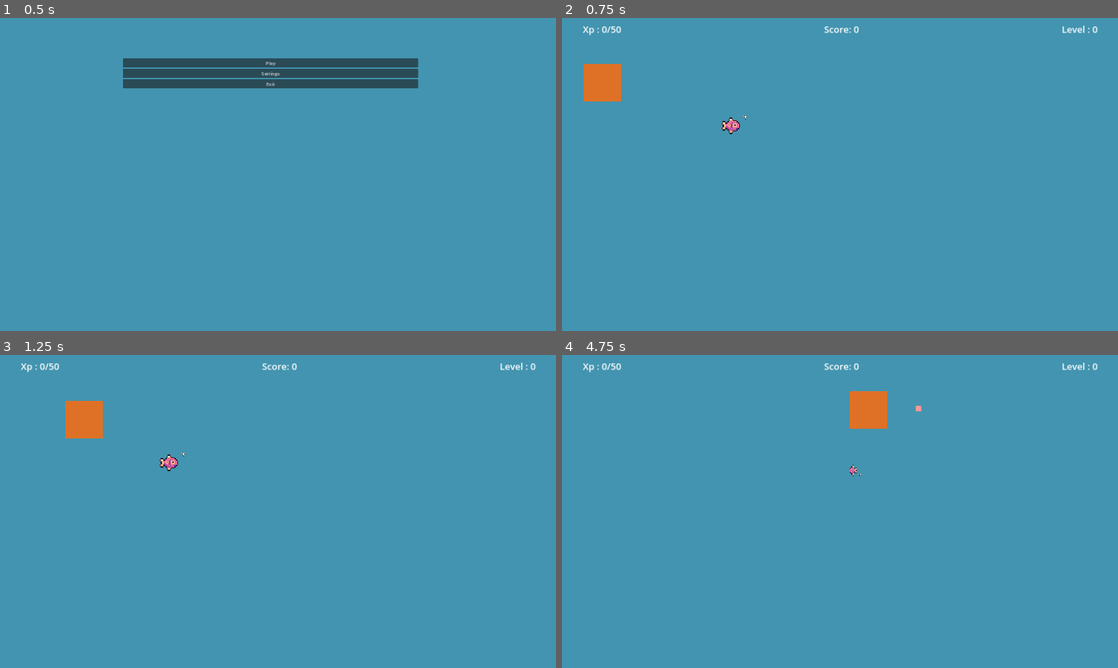
Above: before the commit, frames 1-4 (two rows, left to right).
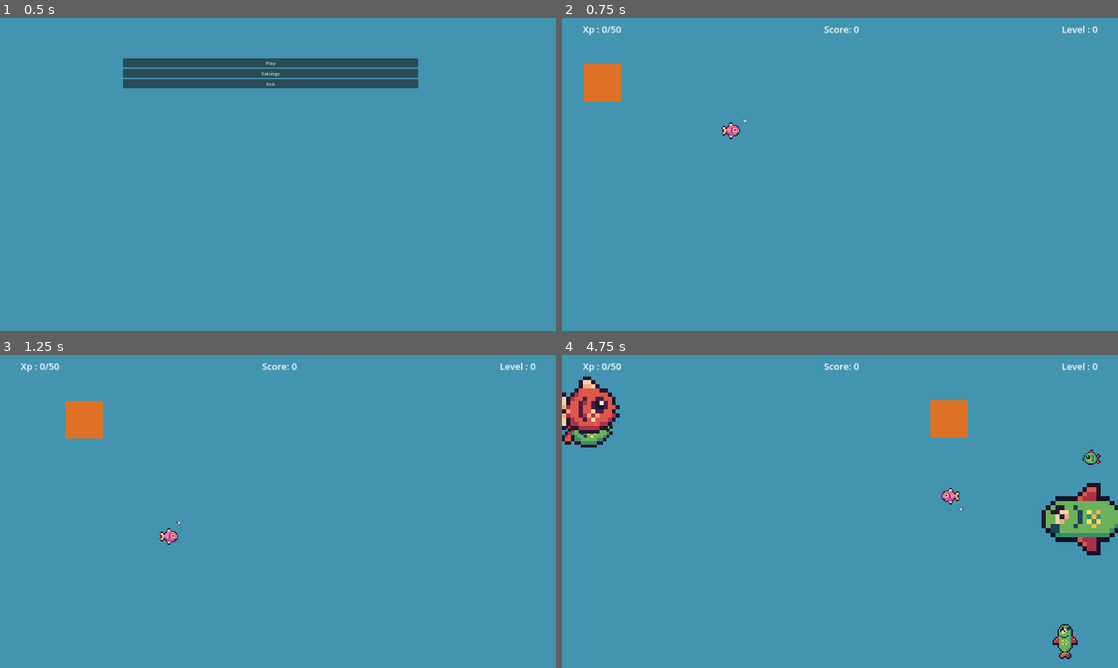
Above: after the commit, the same moments.

Repository: TheCursedMerchant/qdm_gameJam2024
Game: Godot game, scene res://menu.tscn
Two runs of this game, one before a commit and one after it. Both use one fixed random seed, a clock stepped at 60 frames per second and the inputs below.
Inputs (mouse positions are in pixels of both pictures, inside the frame that each line leads up to):
- Up to frame 1 (0.5 s): no input
- Up to frame 2 (0.75 s): click "Play" at 0.5 s
- Up to frame 3 (1.25 s): no input
- Up to frame 4 (4.75 s): move the mouse to (962, 495) at 1.27 s; press the mouse at (962, 495) at 1.28 s; hold Right (ui_right) 1.28-2.03 s; move the mouse to (728, 527) at 2.02 s; release the mouse at (728, 527) at 2.03 s; hold Down (ui_down) 2.03-2.78 s; click (728, 527) at 2.1 s; move the mouse to (895, 442) at 2.77 s; press the mouse at (895, 442) at 2.78 s; hold Right (ui_right) 2.78-3.53 s; move the mouse to (812, 574) at 3.52 s; release the mouse at (812, 574) at 3.53 s; hold Up (ui_up) 3.53-4.28 s; click (812, 574) at 3.6 s; move the mouse to (1006, 558) at 4.27 s; press the mouse at (1006, 558) at 4.28 s; hold Left (ui_left) from 4.28 s (still down)

Frame 1 is identical in both runs. In frame 2, 0.2% of the frame differs, in the area x 28-34%, y 31-39%; in frame 3, 0.2%; in frame 4, 6.0%, in the area x 0-100%, y 6-98%.

Commit message:
reworked controls to match new design

Diff:
--- a/gamejam2024/fish.gd
+++ b/gamejam2024/fish.gd
@@ -4,11 +4,11 @@
 @onready var squishTimer := $SquishTimer
 
 @export_category("Movement")
-@export var speed : float = 1000.0
+@export var speed : float = 850.0
 @export var direction := Vector2.RIGHT
 
-var childrenFishScene := preload("res://scenes/fish.tscn")
-var fishPool := ScenePool.new(2)
+var childrenFishScene := preload("res://scenes/food.tscn")
+var foodPool := ScenePool.new(2)
 var isSplit := false
 
 func _ready() -> void :
@@ -19,13 +19,12 @@
 	squishTimer.connect("timeout", on_squish_timeout)
 	super._ready()
 
-func _process(delta) :
-	sprite.scale.x = lerp(sprite.scale.x, size_scale.x, 0.2)
-	sprite.scale.y = lerp(sprite.scale.y, size_scale.y, 0.2)
-
 func _physics_process(delta: float) -> void :
 	if(isActive) :
 		global_position += (direction * speed) * delta
+
+	#sprite.scale.x = lerp(sprite.scale.x, size_scale.x, 0.2)
+	#sprite.scale.y = lerp(sprite.scale.y, size_scale.y, 0.2)
 
 func reactivate() :
 	isActive = true
@@ -35,32 +34,25 @@
 
 func take_damage() :
 	sprite.scale += Vector2(-0.6 , 0.75)
-	fishPool.call_deferred("addAtPosition" ,global_position + Vector2(60, 0), addFish, reactivateFish)
-	fishPool.call_deferred("addAtPosition" ,global_position + Vector2(-60 ,0), addFish, reactivateFish)
+	foodPool.call_deferred("addAtPosition" ,global_position + Vector2(-60 ,0), addFood, reactivateFood)
 	#squishTimer.start(0.2)
 	deactivate()
 
-func addFish() -> Fish :
-	var fishInstance : Fish = childrenFishScene.instantiate()
-	fishInstance.speed = speed
-	fishInstance.direction = direction
-	fishInstance.rotation = rotation
-	fishInstance.isSplit = true
-	get_tree().root.add_child(fishInstance)
-	fishInstance.sprite.flip_h = sprite.flip_h
-	fishInstance.updateSize(size_scale * 0.5)
-	fishInstance.sprite.texture = sprite.texture
-	return fishInstance
+func addFood() -> Food :
+	var foodInstance : Food = childrenFishScene.instantiate()
+	get_tree().root.add_child(foodInstance)
+	foodInstance.updateSize(size_scale * 0.5)
+	foodInstance.sprite.texture = sprite.texture
+	foodInstance.sprite.flip_v = true
+	foodInstance.friendly = true
+	return foodInstance
 
-func reactivateFish() :
-	var lastScene : Fish = fishPool.getLastScene()
-	lastScene.speed = speed
-	lastScene.direction = direction
-	lastScene.sprite.flip_h = sprite.flip_h
-	lastScene.rotation = rotation
+func reactivateFood() :
+	var lastScene : Food = foodPool.getLastScene()
 	lastScene.updateSize(size_scale * 0.5)
-	lastScene.isSplit = true
 	lastScene.sprite.texture = sprite.texture
+	lastScene.sprite.flip_v = true
+	lastScene.friendly = true
 
 func on_squish_timeout() :
 	deactivate()
--- a/gamejam2024/scenes/hunter_fish.tscn
+++ b/gamejam2024/scenes/hunter_fish.tscn
@@ -16,3 +16,5 @@
 
 [node name="HuntTimer" type="Timer" parent="."]
 wait_time = 3.0
+
+[node name="HitStopTimer" type="Timer" parent="."]
--- a/gamejam2024/scripts/food/food.gd
+++ b/gamejam2024/scripts/food/food.gd
@@ -30,13 +30,9 @@
 		var player : Player = body
 		var body_sprite_size = player.sprite.get_rect().size * player.scale_size
 		if(friendly or ( sprite_size <=  body_sprite_size and player.playerState == System.PLAYER_STATES.IDLE )) :
-			player.eating.play()
-			player.grow(growth_value)
-			System.player_xp += experience
-			if(System.player_xp >= System.evolve_xp) :
-				player.evolve()
 			if (friendly == false):
 				System.score += 1
+			player.eat(growth_value, experience)
 			deactivate()
 		elif(!player.isRecovery) :
 			player.grow(-shrink_value)
--- a/gamejam2024/scripts/npc/hunter_fish.gd
+++ b/gamejam2024/scripts/npc/hunter_fish.gd
@@ -9,6 +9,7 @@
 
 # The fish does not immediately start hunting the player.
 var isHunting := false
+var isSplit := false
 var player: CharacterBody2D
 
 func _ready() -> void:
@@ -17,7 +18,7 @@
 	connect("body_entered",_on_body_entered_hunter)
 	player = System.player_body
 
-func _process(delta: float) -> void:
+func _physics_process(delta: float) -> void:
 	fish_movement(delta)
 
 func fish_movement(delta):
@@ -38,6 +39,10 @@
 		isHunting = false
 		huntingTimer.start()
 		if (!player.isRecovery):
-			#player.grow(-shrinkValue)
-			#player.take_damage()
+			player.grow(-shrinkValue)
+			player.take_damage()
 			pass
+
+func take_damage() :
+	deactivate()
+	pass
--- a/gamejam2024/scripts/player/player.gd
+++ b/gamejam2024/scripts/player/player.gd
@@ -2,7 +2,7 @@
 extends CharacterBody2D
 
 @export_category("Movement")
-@export var baseSpeed := 600.0
+@export var baseSpeed := 200.0
 @export var scale_size := Vector2.ONE
 @export var dashSpeed := 3000.0
 @export var playerState := System.PLAYER_STATES.IDLE
@@ -12,6 +12,7 @@
 
 @export_category("Stats")
 @export var invulnerabilityTime := 1.0
+@export var maxAmmo : int = 3
 
 @onready var sprite : Sprite2D = $Sprite2D
 @onready var collisionShape : CollisionShape2D = $CollisionShape2D
@@ -23,19 +24,22 @@
 var fleshChunkPool := ScenePool.new(2)
 
 var waterMissileScene := preload("res://scenes/water_missle.tscn")
-var waterMissilePool := ScenePool.new(2)
-var waterMissileSpeed := 200.00
+var waterMissilePool := ScenePool.new(10)
+var waterMissileSpeed := 1000.00
 
 var dashCharge := 0.0
 var overShrink := false
 var currentSpeed := baseSpeed
 var isRecovery := false
+var ammo : int = 0
 
 const minScale := Vector2(0.5, 0.5)
 const maxScale := Vector2(1000, 1000)
 const minScaleSpeed := 0.3
 const maxScaleSpeed := 4
 const zoomSpeed := Vector2(0.003, 0.003)
+const gravity := 20.00
+const maxSpeed := 600.00
 
 signal charge(zoomRate: Vector2)
 signal charge_release
@@ -60,21 +64,25 @@
 	match playerState :
 
 		System.PLAYER_STATES.IDLE :
-			if(Input.is_action_just_pressed("left_click") && scale_size > minScale) :
-				playerState = System.PLAYER_STATES.CHARGE
+			if(Input.is_action_just_pressed("left_click")) :
+				if(ammo > 0) :
+					playerState = System.PLAYER_STATES.CHARGE
+				else :
+					emit_signal("damage")
+
 			if h_direction:
 				if h_direction > 0 :
 					sprite.flip_h = false
 				else :
 					sprite.flip_h = true
-				velocity.x = (h_direction * currentSpeed) #/ clampf(scale_size.x * 1.5, minScaleSpeed, maxScaleSpeed)
+				velocity.x = clampf(velocity .x + (h_direction * currentSpeed), -maxSpeed, maxSpeed) #/ clampf(scale_size.x * 1.5, minScaleSpeed, maxScaleSpeed)
 			else :
 				velocity.x = move_toward(velocity.x, 0, currentSpeed / 5)
 
 			if v_direction :
-				velocity.y = (v_direction * currentSpeed) #/ clamp((scale_size.y * 1.5), minScaleSpeed, maxScaleSpeed)
-			else :
-				velocity.y = move_toward(velocity.y, 0, currentSpeed / 5)
+				velocity.y = clampf(velocity.y + (v_direction * currentSpeed), -maxSpeed, maxSpeed) #/ clamp((scale_size.y * 1.5), minScaleSpeed, maxScaleSpeed)
+			#else :
+				#velocity.y = move_toward(velocity.y, 0, currentSpeed / 5)
 
 		System.PLAYER_STATES.CHARGE :
 			Engine.time_scale = 0.2
@@ -83,29 +91,29 @@
 				emit_signal("charge", zoomSpeed)
 				dashCharge = clamp(dashCharge + dashChargeRate, 0.0, maxDashCharge)
 			else :
+				ammo -= 1
 				emit_signal("charge_release")
 				emit_signal("damage")
 				grow( -(dashCharge / 3) )
-
-				var callback = func() :
-					fleshChunkPool.getLastScene().updateSize(scale_size * 0.5)
-					fleshChunkPool.getLastScene().isEdible = false
-					fleshChunkPool.getLastScene().velocity = -dash_direction * currentSpeed * dashCharge
-					fleshChunkPool.getLastScene().startTimer()
-				fleshChunkPool.addAtPosition(
-					global_position + (dash_direction * -100),
-					func() : return addChunk(-dash_direction),
-					callback)
+				#var callback = func() :
+					#fleshChunkPool.getLastScene().updateSize(scale_size * 0.5)
+					#fleshChunkPool.getLastScene().isEdible = false
+					#fleshChunkPool.getLastScene().velocity = -dash_direction * currentSpeed * dashCharge
+					#fleshChunkPool.getLastScene().startTimer()
+				#fleshChunkPool.addAtPosition(
+					#global_position + (dash_direction * -100),
+					#func() : return addChunk(-dash_direction),
+					#callback)
 
 				waterMissilePool.addAtPosition(
 					global_position + (dash_direction * -100),
-					func() : return addWaterMissle(-dash_direction),
-					func() : reactivateWaterMissile(-dash_direction))
+					func() : return addWaterMissle(dash_direction),
+					func() : reactivateWaterMissile(dash_direction))
 
 				playerState = System.PLAYER_STATES.DASH
 
 		System.PLAYER_STATES.DASH :
-			velocity += (dash_direction * dashSpeed * dashCharge).round()
+			#velocity += (dash_direction * dashSpeed * dashCharge).round()
 			dashCharge = 0
 			Engine.time_scale = 1.0
 			playerState = System.PLAYER_STATES.IDLE
@@ -120,6 +128,10 @@
 
 	# Fade alpha back to opaque
 	sprite.self_modulate.a = lerp(sprite.self_modulate.a, 1.0, 0.05)
+
+	# Apply Weight
+	velocity.y = min(velocity.y + (scale_size.y * gravity), maxSpeed)
+
 
 	move_and_slide()
 
@@ -198,6 +210,14 @@
 		playerState = System.PLAYER_STATES.DEAD
 		emit_signal("death")
 
+func eat(growth_value : float, exp: int):
+	eating.play()
+	grow(growth_value)
+	ammo += 1
+	System.player_xp += exp
+	if(System.player_xp >= System.evolve_xp) :
+		evolve()
+
 func updateSizeScale(scale : float) :
 	var newScale := Vector2(scale, scale)
 	scale_size = newScale
